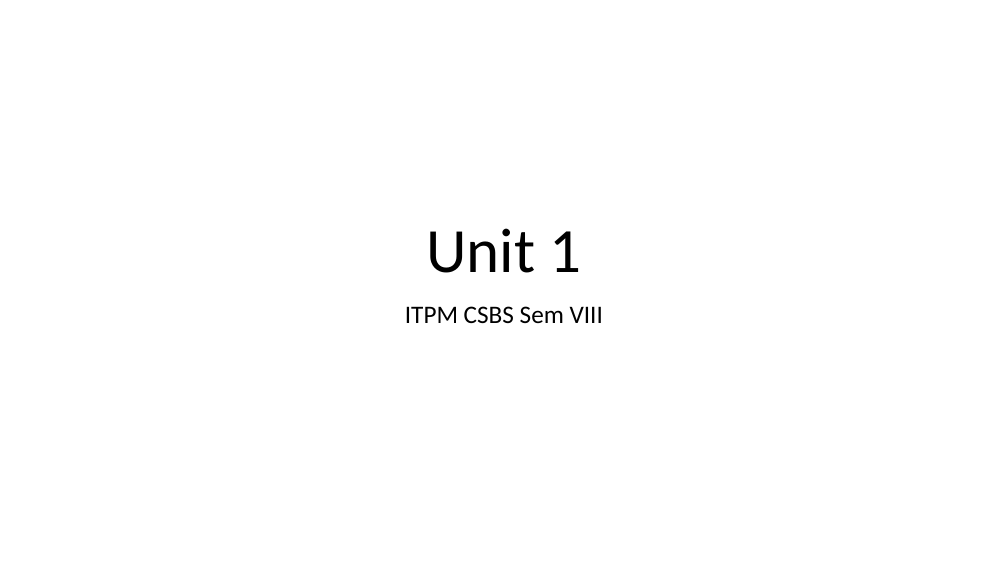
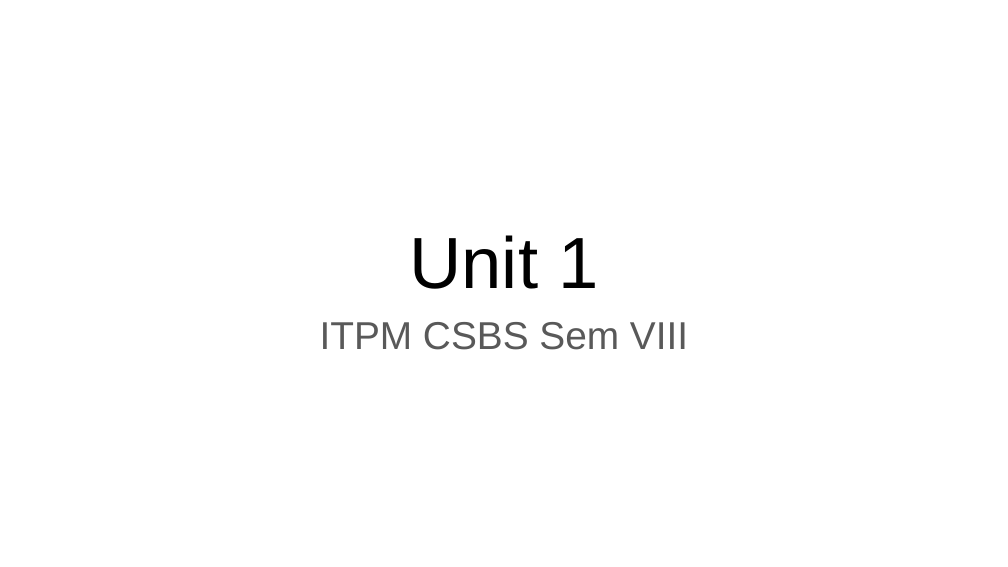
Before and after one commit to vk0810-k/College-B.Tech, a slide deck: slide 1 of Fourth Year/SEM VIII/IT Project Management - Prof. Asha Rawat/Ppt's/Unit 1.pptx. Drawn at 1008x567 pixels with LibreOffice and Linux fonts; fonts in the diff are those of the drawing. Boxes give left, top, right and bottom in pixels: in the first picture for what was removed or moved away, otherwise in the second. Text is boxed around its words. In the diff, an @@ line names an element or a change of style, - is before the commit and + after.

```diff
--- a/Fourth Year/SEM VIII/IT Project Management - Prof. Asha Rawat/Ppt's/Unit 1.pptx
+++ b/Fourth Year/SEM VIII/IT Project Management - Prof. Asha Rawat/Ppt's/Unit 1.pptx
@@ title "Unit 1": place and size @@
-title "Unit 1" at (426, 228, 582, 273)
+title "Unit 1" at (409, 235, 598, 289)
@@ title "Unit 1" at (409, 235, 598, 289): size 60 to 69 pt, font Calibri to Arial @@
@@ subtitle "ITPM CSBS Sem VIII": place and size @@
-subtitle "ITPM CSBS Sem VIII" at (405, 306, 603, 323)
+subtitle "ITPM CSBS Sem VIII" at (320, 322, 688, 350)
@@ subtitle "ITPM CSBS Sem VIII" at (320, 322, 688, 350): size 24 to 37 pt, font Calibri to Arial, text colour #000000 to #595959; less space between paragraphs @@
```
Also in this commit, not shown: 42 other slides changed, 9 slides added, 2 slides removed, 8 other files.
